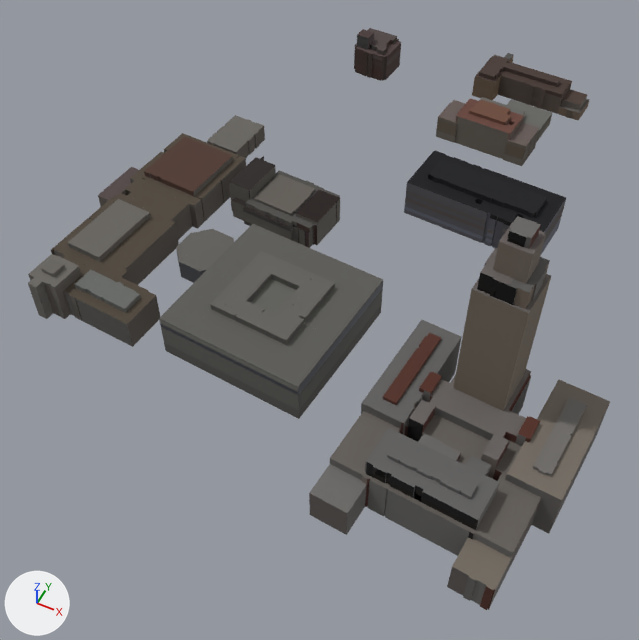
What one commit did to the glTF model v2/tiles/t_-1_-1.far.glb.
One viewpoint serves both versions: a camera (50 mm lens) standing at (29.4, -177.8, 278.2) and looking at (-83.0, 47.0, -2.8). The lights are fixed; the arrows at lower left show +X, +Y and +Z. The picture after the commit comes second. Where no turn or scale is listed for an object, it has been applied to the vertices. Vertices at exactly the same position are counted once.

In view in the first picture: 'opaque'.
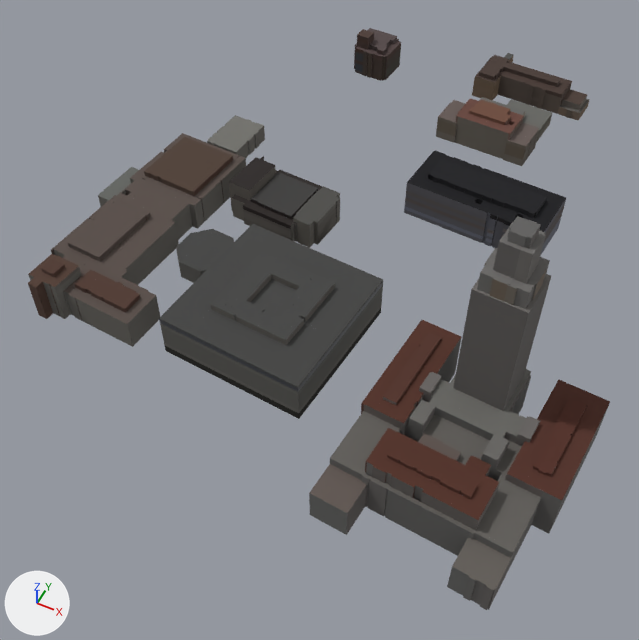
Changed parts and their boxes (x1, y1, x2, y2) in the pictures (639 x 640 px; the box of a moved part takes in the faces that stretch with it):
```json
{"part": 1, "of": "me_opaque", "change": "moved or reshaped", "before": [232, 157, 340, 248], "after": [231, 157, 340, 248]}
{"part": 2, "of": "me_opaque", "change": "surface changed", "before": [28, 36, 610, 610], "after": [28, 36, 610, 610]}
```

Scene script edits in JSON lines:
```json
{"block": "me_opaque", "where": "# used by ob_opaque; location = (-84.7, 111.0, 49.0)"}
{"op": "remove", "block": "me_opaque", "code": "me_opaque.from_pydata(...)  # 3208 vertices, 4024 faces; spans x -122.0..122.0, y -155.0..155.0, z -49.0..49.0"}
{"op": "add", "block": "me_opaque", "code": "me_opaque.from_pydata(...)  # 3127 vertices, 3911 faces; spans x -122.0..122.0, y -155.0..155.0, z -49.0..49.0"}
{"block": "me_opaque", "change": "me_opaque part 1: 7 vertices moved from x -54.0..-21.0, y -31.0..0.0, z -45.0..-37.0 to x -54.0..-21.0, y -31.0..0.0, z -46.0..-35.0; 194 vertices removed from x -63.0..-17.0, y -31.0..2.0, z -49.0..-36.0; 113 vertices added at x -63.0..-17.0, y -31.0..2.0, z -49.0..-35.0"}
{"block": "me_opaque", "change": "me_opaque part 2: 2357 kept faces spanning x -122.0..122.0, y -155.0..139.0, z -49.0..49.0 get new texture (UV) coordinates"}
```
